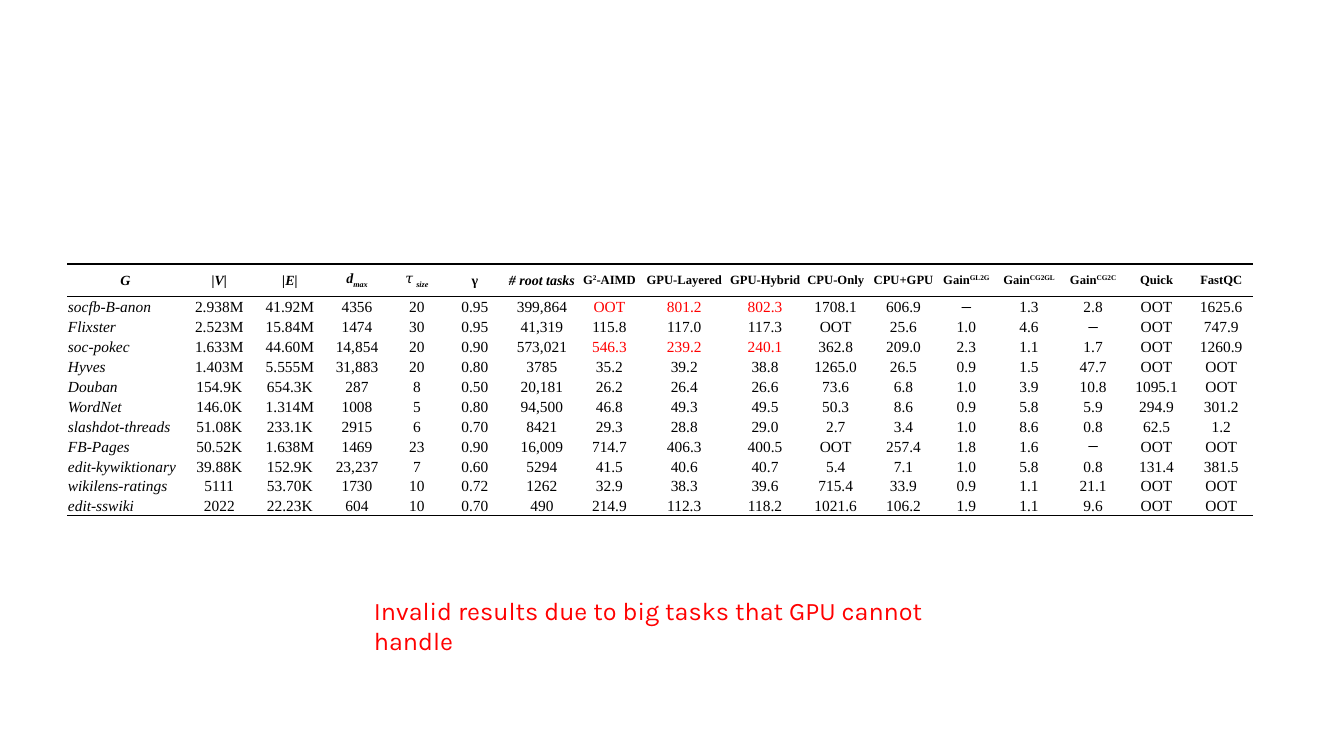
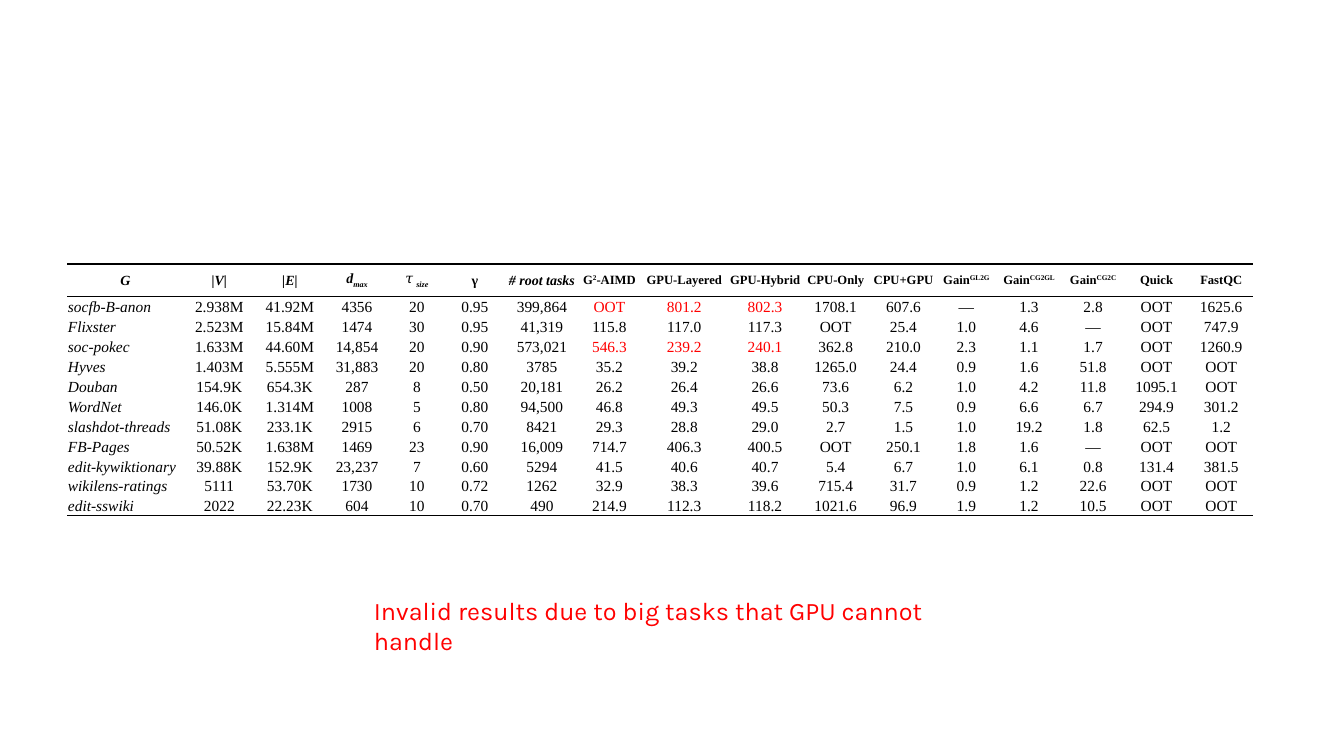
Before and after one commit to akhlaqueak/G-ThinkerCG, a slide deck: slide 7 of results-tables.pptx. Drawn at 1344x756 pixels with LibreOffice and Linux fonts; fonts in the diff are those of the drawing. Boxes give left, top, right and bottom in pixels: in the first picture for what was removed or moved away, otherwise in the second. Text is boxed around its words. In the diff, an @@ line names an element or a change of style, - is before the commit and + after.

```diff
--- a/results-tables.pptx
+++ b/results-tables.pptx
@@ table at box(68, 264, 1254, 515) @@
-row 2, column 12: 606.9
+row 2, column 12: 607.6
-row 3, column 12: 25.6
+row 3, column 12: 25.4
-row 4, column 12: 209.0
+row 4, column 12: 210.0
-row 5: Hyves | 1.403M | 5.555M | 31,883 | 20 | 0.80 | 3785 | 35.2 | 39.2 | 38.8 | 1265.0 | 26.5 | 0.9 | 1.5 | 47.7 | OOT | OOT
+row 5: Hyves | 1.403M | 5.555M | 31,883 | 20 | 0.80 | 3785 | 35.2 | 39.2 | 38.8 | 1265.0 | 24.4 | 0.9 | 1.6 | 51.8 | OOT | OOT
-row 6: Douban | 154.9K | 654.3K | 287 | 8 | 0.50 | 20,181 | 26.2 | 26.4 | 26.6 | 73.6 | 6.8 | 1.0 | 3.9 | 10.8 | 1095.1 | OOT
+row 6: Douban | 154.9K | 654.3K | 287 | 8 | 0.50 | 20,181 | 26.2 | 26.4 | 26.6 | 73.6 | 6.2 | 1.0 | 4.2 | 11.8 | 1095.1 | OOT
-row 7: WordNet | 146.0K | 1.314M | 1008 | 5 | 0.80 | 94,500 | 46.8 | 49.3 | 49.5 | 50.3 | 8.6 | 0.9 | 5.8 | 5.9 | 294.9 | 301.2
+row 7: WordNet | 146.0K | 1.314M | 1008 | 5 | 0.80 | 94,500 | 46.8 | 49.3 | 49.5 | 50.3 | 7.5 | 0.9 | 6.6 | 6.7 | 294.9 | 301.2
-row 8: slashdot-threads | 51.08K | 233.1K | 2915 | 6 | 0.70 | 8421 | 29.3 | 28.8 | 29.0 | 2.7 | 3.4 | 1.0 | 8.6 | 0.8 | 62.5 | 1.2
+row 8: slashdot-threads | 51.08K | 233.1K | 2915 | 6 | 0.70 | 8421 | 29.3 | 28.8 | 29.0 | 2.7 | 1.5 | 1.0 | 19.2 | 1.8 | 62.5 | 1.2
-row 9, column 12: 257.4
+row 9, column 12: 250.1
-row 10, column 12: 7.1
+row 10, column 12: 6.7
-row 10, column 14: 5.8
+row 10, column 14: 6.1
-row 11: wikilens-ratings | 5111 | 53.70K | 1730 | 10 | 0.72 | 1262 | 32.9 | 38.3 | 39.6 | 715.4 | 33.9 | 0.9 | 1.1 | 21.1 | OOT | OOT
+row 11: wikilens-ratings | 5111 | 53.70K | 1730 | 10 | 0.72 | 1262 | 32.9 | 38.3 | 39.6 | 715.4 | 31.7 | 0.9 | 1.2 | 22.6 | OOT | OOT
-row 12: edit-sswiki | 2022 | 22.23K | 604 | 10 | 0.70 | 490 | 214.9 | 112.3 | 118.2 | 1021.6 | 106.2 | 1.9 | 1.1 | 9.6 | OOT | OOT
+row 12: edit-sswiki | 2022 | 22.23K | 604 | 10 | 0.70 | 490 | 214.9 | 112.3 | 118.2 | 1021.6 | 96.9 | 1.9 | 1.2 | 10.5 | OOT | OOT
@@ font Karla to Times New Roman in "—", "—", "—" @@
```
Also in this commit, not shown: 6 other slides changed, 25 other files.
